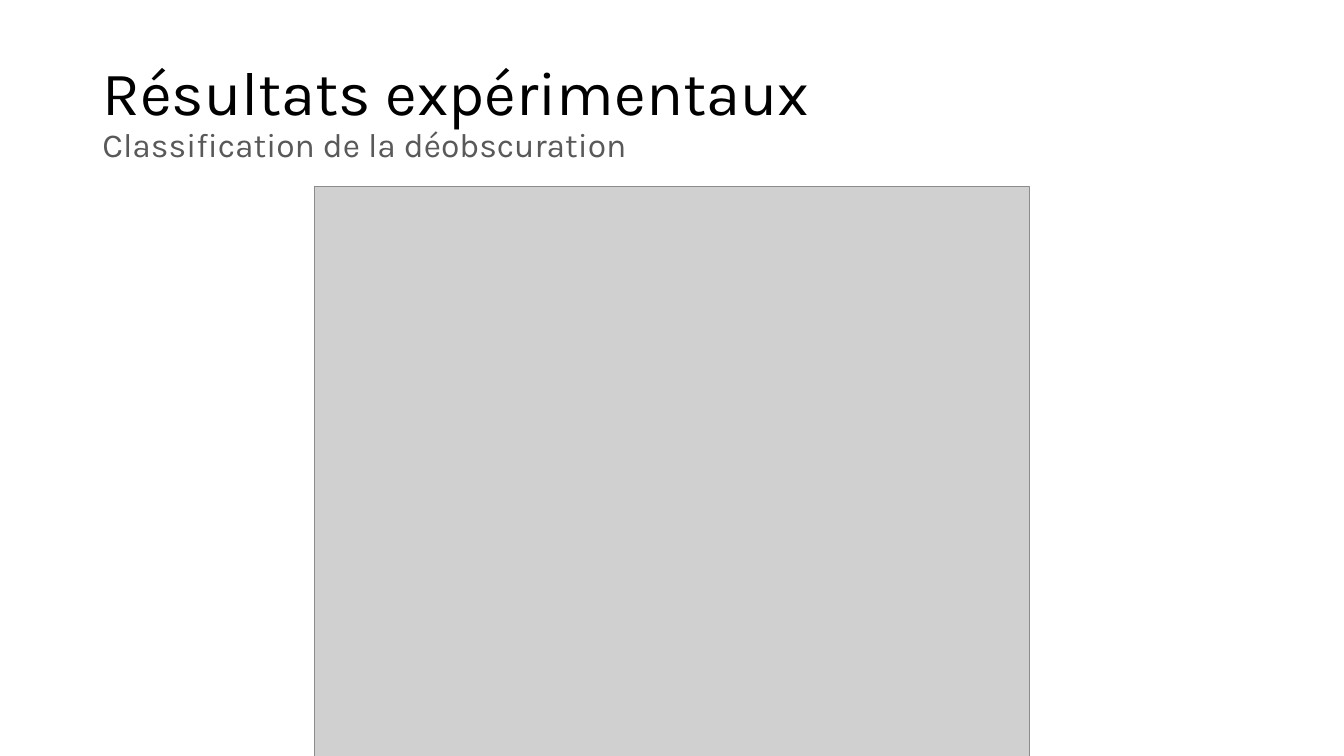
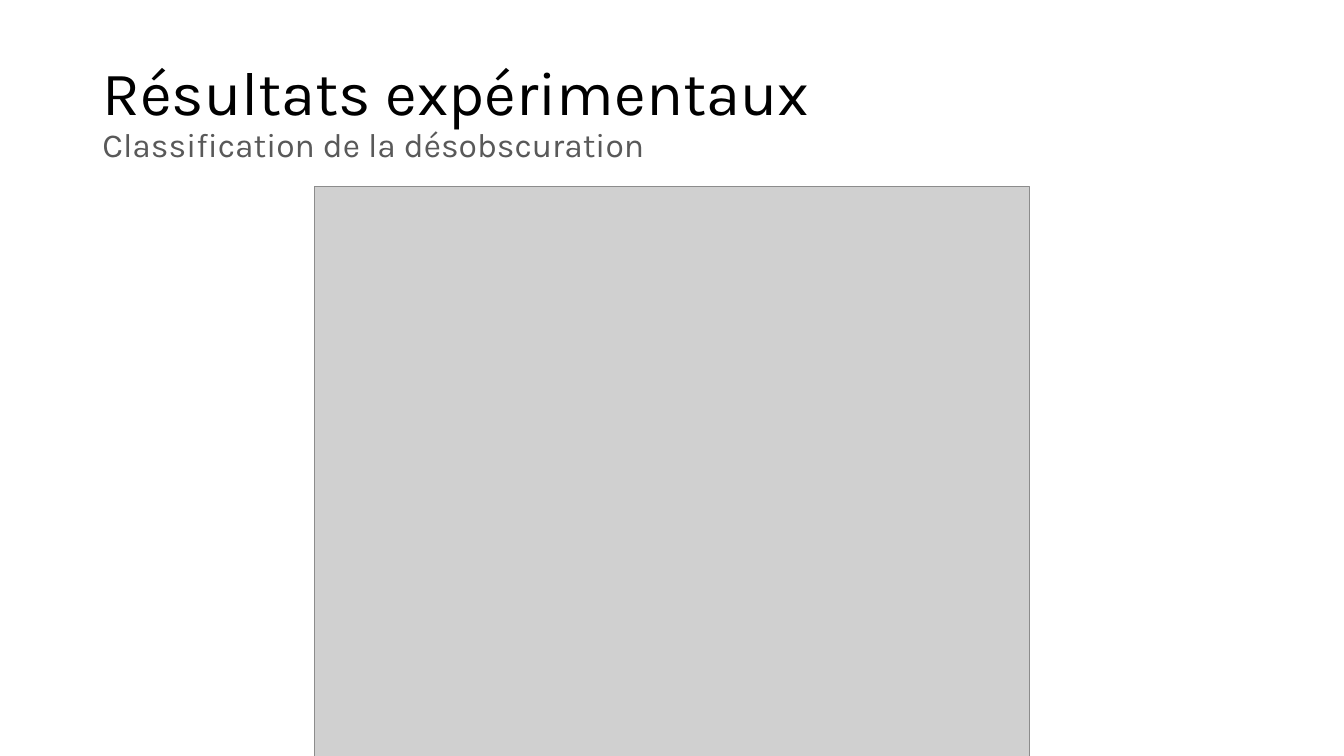
Before and after one commit to owilo/Stage, a slide deck: slide 19 of Documents/Slides/Obscuration de contenu numérique dans une image.pptx. Drawn at 1344x756 pixels with LibreOffice and Linux fonts; fonts in the diff are those of the drawing; grey boxes stand for pictures. Boxes give left, top, right and bottom in pixels: in the first picture for what was removed or moved away, otherwise in the second. Text is boxed around its words. In the diff, an @@ line names an element or a change of style, - is before the commit and + after.

```diff
--- a/Documents/Slides/Obscuration de contenu numérique dans une image.pptx
+++ b/Documents/Slides/Obscuration de contenu numérique dans une image.pptx
@@ title at (x1=102, y1=68, x2=809, y2=158): text changed @@
-Résultats expérimentaux
-Classification de la déobscuration
+Résultats expérimentaux
+Classification de la désobscuration
```
Also in this commit, not shown: 7 other slides changed, 4 slides added, 4 slides removed.
